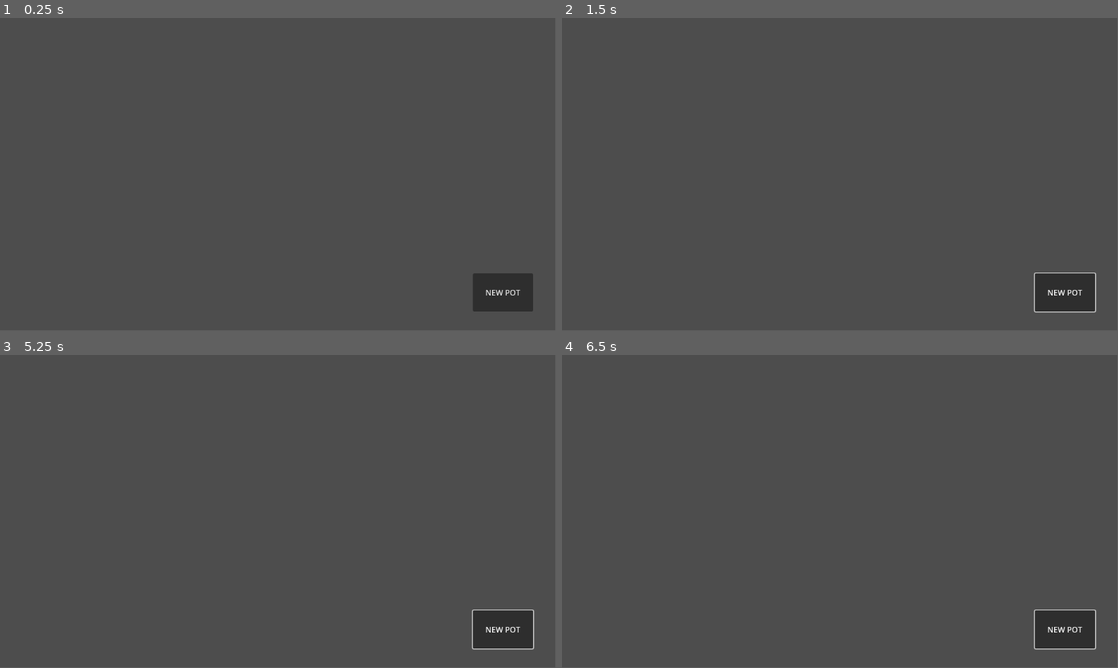
Above: before the commit, frames 1-4 (two rows, left to right).
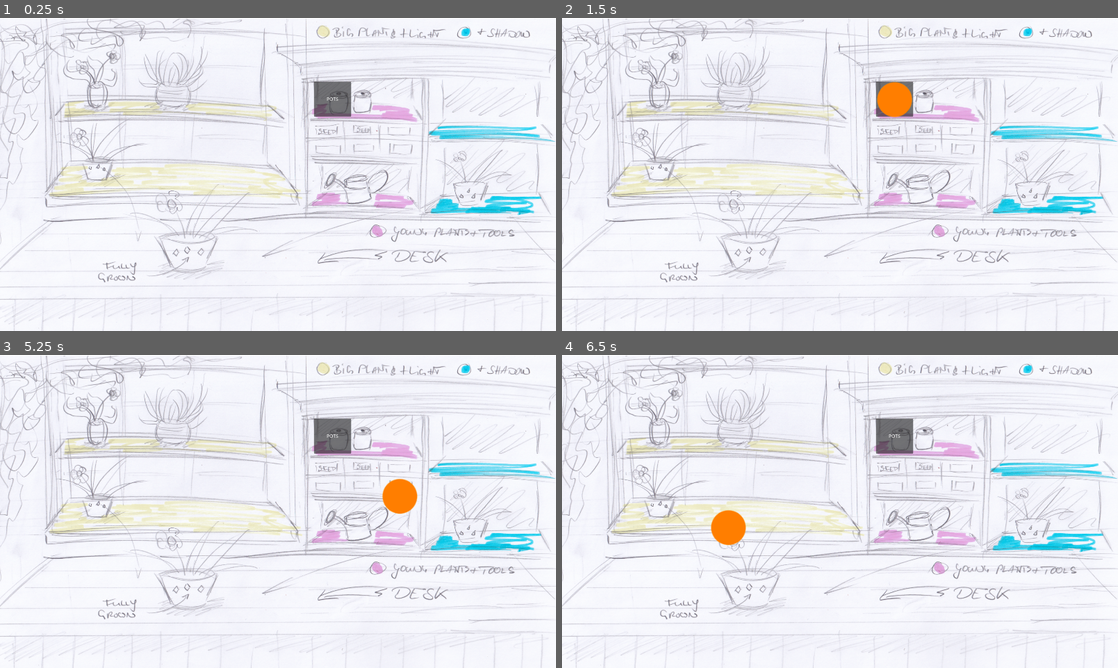
Above: after the commit, the same moments.

Repository: cyps8/CozySpringJam
Game: Godot game, scene res://Nodes/Scenes/Main.tscn
The game is run twice, just before and just after one commit, with the same random seed, the same clock (stepped at 60 frames per second) and the same inputs. Before the commit the project has no main scene; this scene is started directly in both runs.
Inputs (mouse positions are in pixels of both pictures, inside the frame that each line leads up to):
- Up to frame 1 (0.25 s): no input
- Up to frame 2 (1.5 s): click "NEW POT" (after the commit: "POTS") at 0.5 s; click (895, 99) at 1.27 s
- Up to frame 3 (5.25 s): click "NEW POT" (after the commit: "POTS") at 2 s; click (333, 436) at 2.77 s; click "NEW POT" (after the commit: "POTS") at 3.5 s; click (333, 436) at 4.27 s; tap Enter at 5 s; move the mouse to (400, 495) at 5.02 s; click (400, 495) at 5.1 s
- Up to frame 4 (6.5 s): tap Space at 5.75 s; move the mouse to (728, 527) at 5.77 s; click (728, 527) at 5.85 s
The window is 799x449 before the commit and 800x450 after it. Grey fills any space a smaller window leaves; there, only what the larger window draws over its background counts as a difference.

The runs differ from the first frame. In frame 1, 100% of the frame differs, in the area x 0-100%, y 0-100%; in frame 2, 100%; in frame 3, 100%; in frame 4, 100%.

Commit message:
[+Added] basic pot functionality

Diff:
--- a/Nodes/Scenes/Main.tscn
+++ b/Nodes/Scenes/Main.tscn
@@ -1,14 +1,22 @@
-[gd_scene load_steps=4 format=3 uid="uid://c3ckeg1704ygg"]
+[gd_scene load_steps=6 format=3 uid="uid://c3ckeg1704ygg"]
 
 [ext_resource type="Script" path="res://Scripts/Root.gd" id="1_wryjm"]
+[ext_resource type="Texture2D" uid="uid://c5coyxsqkwff8" path="res://Assets/Art/Test/temp_background.png" id="2_k1ijj"]
 [ext_resource type="Script" path="res://Scripts/Game.gd" id="2_k4ite"]
 [ext_resource type="Theme" uid="uid://jxo2j54d0arj" path="res://Resources/MainTheme.tres" id="2_vjmxk"]
+[ext_resource type="PackedScene" uid="uid://d0srgmut0o264" path="res://Nodes/plant_pot.tscn" id="3_dha6k"]
 
 [node name="Main" type="Node"]
 script = ExtResource("1_wryjm")
 
 [node name="Game" type="CanvasLayer" parent="."]
 script = ExtResource("2_k4ite")
+potIns = ExtResource("3_dha6k")
+
+[node name="Sprite2D" type="Sprite2D" parent="Game"]
+position = Vector2(962.25, 541)
+scale = Vector2(1.18492, 1.078)
+texture = ExtResource("2_k1ijj")
 
 [node name="Control" type="Control" parent="Game"]
 layout_mode = 3
@@ -21,8 +29,10 @@
 
 [node name="Button" type="Button" parent="Game/Control"]
 layout_mode = 0
-offset_left = 981.0
-offset_top = 530.0
-offset_right = 1106.0
-offset_bottom = 609.0
-text = "NEW POT"
+offset_left = 1084.0
+offset_top = 220.0
+offset_right = 1213.0
+offset_bottom = 340.0
+text = "POTS"
+
+[connection signal="button_down" from="Game/Control/Button" to="Game" method="SpawnPot"]
--- /dev/null
+++ b/Nodes/plant_pot.tscn
@@ -0,0 +1,22 @@
+[gd_scene load_steps=4 format=3 uid="uid://d0srgmut0o264"]
+
+[ext_resource type="Script" path="res://Scripts/PlantPot.gd" id="1_qsc8v"]
+
+[sub_resource type="Gradient" id="Gradient_0atqr"]
+offsets = PackedFloat32Array(0.647887, 0.676056)
+colors = PackedColorArray(1, 0.498039, 0, 1, 1, 0.619608, 0, 0)
+
+[sub_resource type="GradientTexture2D" id="GradientTexture2D_rp2do"]
+gradient = SubResource("Gradient_0atqr")
+fill = 1
+fill_from = Vector2(0.490291, 0.504854)
+
+[node name="PlantPot" type="TextureButton"]
+offset_right = 128.0
+offset_bottom = 128.0
+texture_normal = SubResource("GradientTexture2D_rp2do")
+stretch_mode = 0
+script = ExtResource("1_qsc8v")
+
+[connection signal="button_down" from="." to="." method="Pickup"]
+[connection signal="button_up" from="." to="." method="Drop"]
--- a/Scripts/Game.gd
+++ b/Scripts/Game.gd
@@ -5,7 +5,12 @@
 func _ready():
 	pass # Replace with function body.
 
+func _process(_delta):
+	pass
 
-# Called every frame. 'delta' is the elapsed time since the previous frame.
-func _process(delta):
-	pass
+func SpawnPot():
+	var newPot: PlantPot = potIns.instantiate()
+	newPot.grabbed = true
+	newPot.mouseOffset = newPot.size / 2
+	newPot.GenerateClickMask()
+	add_child(newPot)
--- /dev/null
+++ b/Scripts/PlantPot.gd
@@ -0,0 +1,33 @@
+extends TextureButton
+
+class_name PlantPot
+
+var grabbed: bool = false
+
+var mouseOffset: Vector2 = Vector2.ZERO
+
+var firstDrop = true
+
+func _process(_delta):
+	if grabbed:
+		position = get_global_mouse_position() - mouseOffset
+	if firstDrop && Input.is_action_just_released("Interact"):
+		FirstDrop()
+		firstDrop = false
+
+func GenerateClickMask():
+	var img = texture_normal.get_image()
+	var data = img
+	var bitmap = BitMap.new()
+	bitmap.create_from_image_alpha(data)
+	texture_click_mask = bitmap
+
+func Pickup():
+	mouseOffset = get_global_mouse_position() - position
+	grabbed = true
+
+func Drop():
+	grabbed = false
+
+func FirstDrop():
+	grabbed = false
--- a/Scripts/Shaders/color_swap.gdshader
+++ b/Scripts/Shaders/color_swap.gdshader
@@ -1,45 +1,24 @@
 shader_type canvas_item;
 
-uniform vec4 red_color : source_color = vec4(1.0);
-uniform vec4 green_color : source_color = vec4(1.0);
-uniform vec4 blue_color : source_color = vec4(1.0);
+uniform vec4 color : source_color = vec4(1.0);
 
-uniform bool colder_shadows = true;
+uniform bool colder_shadows = false;
 
 void fragment() {
-	if (COLOR.a > 0.1 && !(COLOR.r == COLOR.g && COLOR.g == COLOR.b))
+	if (COLOR.a > 0.00001)
 	{
-		vec3 strength = vec3(.0, .0, .0);
-		vec3 localStrength = vec3(1.0, 1.0, 1.0);
+		float strength = 0.0;
 		if (COLOR.r > 0.0)
 		{
-			strength.r = COLOR.r / (1.0 + COLOR.g + COLOR.b);
-			localStrength.r = COLOR.r / 1.0;
+			strength = (COLOR.r + COLOR.g + COLOR.b) / 3.0;
 		}
-		if (COLOR.g > 0.0)
-		{
-			strength.g = COLOR.g / (COLOR.r + 1.0 + COLOR.b);
-			localStrength.g = COLOR.g / 1.0;
-		}
-		if (COLOR.b > 0.0)
-		{
-			strength.b = COLOR.b / (COLOR.r + COLOR.g + 1.0);
-			localStrength.b = COLOR.b / 1.0;
-		}
-		vec3 red_component = red_color.rgb * strength.r;
-		vec3 green_component = green_color.rgb * strength.g;
-		vec3 blue_component = blue_color.rgb * strength.b;
+		vec3 component = color.rgb * strength;
 		if (colder_shadows)
 		{
-			red_component.b += 0.5 * red_component.b * (1.0 - localStrength.r);
-			red_component.r -= 0.5 * red_component.r * (1.0 - localStrength.r);
-
-			green_component.b += 0.5 * green_component.b * (1.0 - localStrength.g);
-			green_component.r -= 0.5 * green_component.r * (1.0 - localStrength.g);
-
-			blue_component.b += 0.5 * blue_component.b * (1.0 - localStrength.b);
-			blue_component.r -= 0.5 * blue_component.r * (1.0 - localStrength.b);
+			component.r -= 0.3 * color.r * (1.0 - strength);
+			component.g -= 0.2 * color.g * (1.0 - strength);
+			component.b -= 0.1 * color.b * (1.0 - strength);
 		}
-		COLOR = vec4(red_component + green_component + blue_component, 1.0);
+		COLOR = vec4(component, COLOR.a);
 	}
 }
--- a/project.godot
+++ b/project.godot
@@ -11,8 +11,15 @@
 [application]
 
 config/name="CozySpring2024"
+run/main_scene="res://Nodes/Scenes/Main.tscn"
 config/features=PackedStringArray("4.2", "GL Compatibility")
 config/icon="res://Assets/Art/Other/icon.svg"
+
+[display]
+
+window/size/viewport_width=1920
+window/size/viewport_height=1080
+window/stretch/mode="viewport"
 
 [file_customization]
 
@@ -27,7 +34,16 @@
 "res://Scripts/Shaders/": "purple"
 }
 
+[input]
+
+Interact={
+"deadzone": 0.5,
+"events": [Object(InputEventMouseButton,"resource_local_to_scene":false,"resource_name":"","device":-1,"window_id":0,"alt_pressed":false,"shift_pressed":false,"ctrl_pressed":false,"meta_pressed":false,"button_mask":0,"position":Vector2(0, 0),"global_position":Vector2(0, 0),"factor":1.0,"button_index":1,"canceled":false,"pressed":false,"double_click":false,"script":null)
+]
+}
+
 [rendering]
 
 renderer/rendering_method="gl_compatibility"
 renderer/rendering_method.mobile="gl_compatibility"
+environment/defaults/default_clear_color=Color(1, 1, 1, 1)
Not shown, added: Assets/Art/Test/blossom.png.import
Not shown, added: Assets/Art/Test/plant.png.import
Binary file added: Assets/Art/Test/temp_background.png
Not shown, added: Assets/Art/Test/temp_background.png.import
Not shown, removed: Scripts/Shaders/empty.txt
